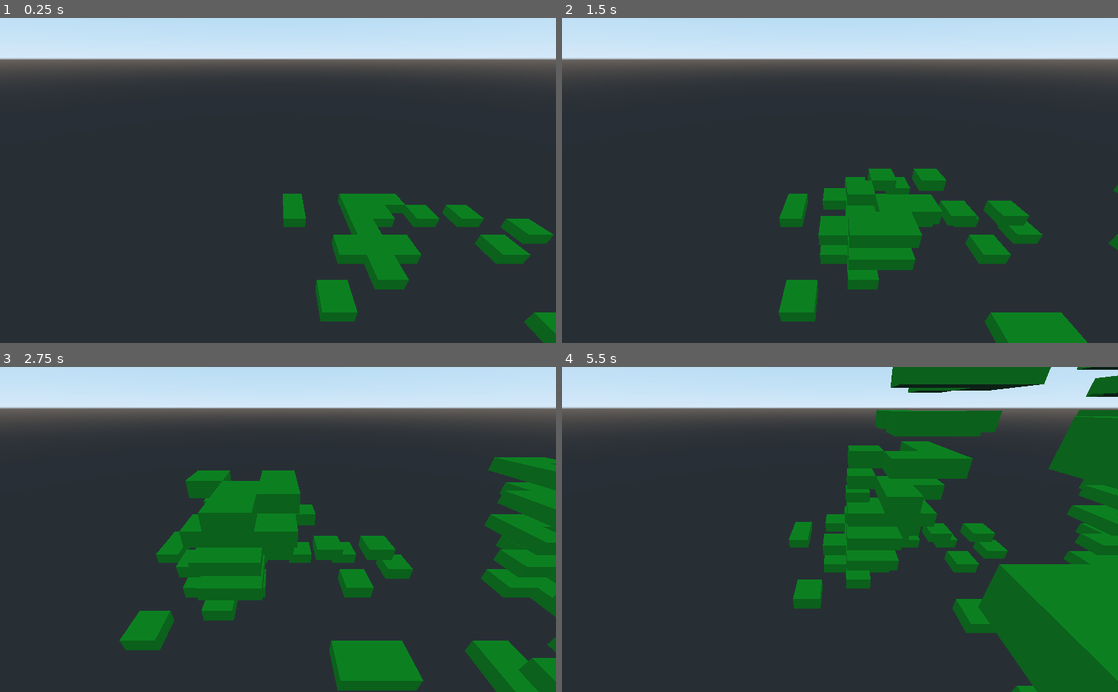
Above: before the commit, frames 1-4 (two rows, left to right).
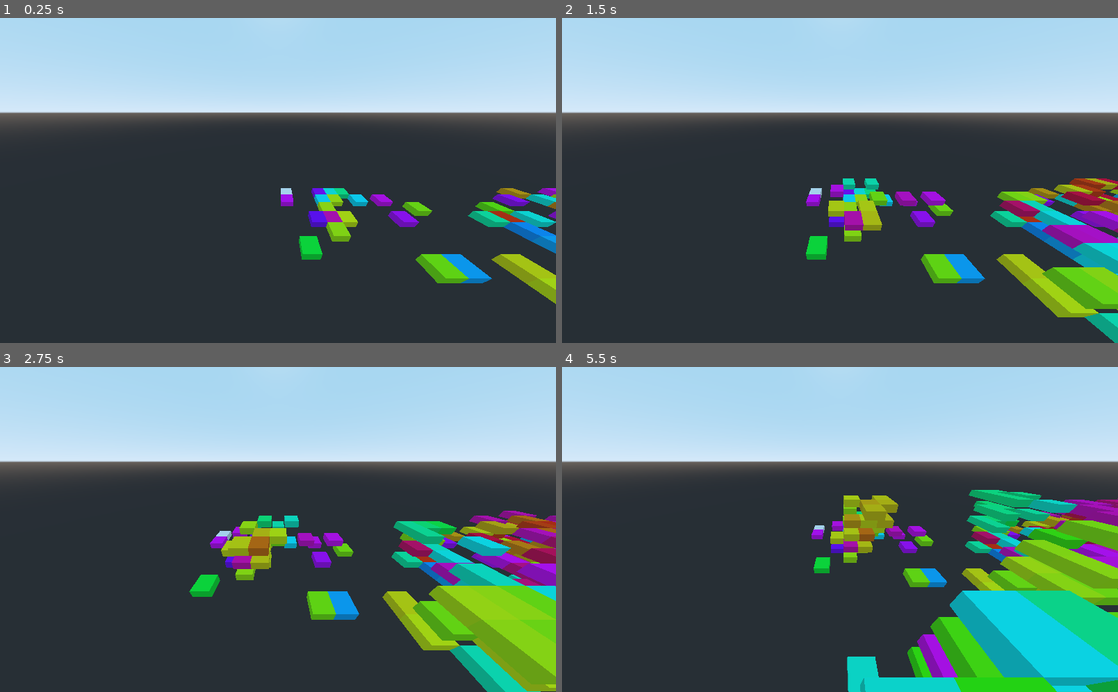
Above: after the commit, the same moments.

Repository: Nyveon/Conways-Block-Universe
Game: Godot game, scene res://Main.tscn
The game is run twice, just before and just after one commit, with the same random seed, the same clock (stepped at 60 frames per second) and the same inputs.
Inputs (mouse positions are in pixels of both pictures, inside the frame that each line leads up to):
- Up to frame 1 (0.25 s): no input
- Up to frame 2 (1.5 s): tap Enter at 0.5 s; move the mouse to (962, 164) at 0.52 s; hold D 0.53-1.25 s; tap F at 0.6 s; click (962, 164) at 0.67 s; drag from (728, 196) to (812, 245) at 1.27 s
- Up to frame 3 (2.75 s): tap Space at 2 s; move the mouse to (333, 458) at 2.02 s; hold D from 2.03 s (still down); tap Q at 2.1 s; tap F at 2.3 s
- Up to frame 4 (5.5 s): release D at 2.75 s; drag from (812, 594) to (673, 480) at 2.77 s; tap Enter at 3.5 s; move the mouse to (1006, 578) at 3.52 s; hold A 3.53-4.25 s; tap F at 3.6, 5.3 s; drag from (673, 480) to (756, 448) at 4.27 s; tap Space at 5 s; move the mouse to (867, 529) at 5.02 s; hold S from 5.03 s (still down); tap Q at 5.1 s; click (867, 529) at 5.17 s

The runs differ from the first frame. In frame 1, 37% of the frame differs, in the area x 0-100%, y 4-100%; in frame 2, 44%; in frame 3, 54%; in frame 4, 55%, in the area x 0-100%, y 0-100%.

Commit message:
Dynamic color combination

Diff:
--- a/Cells.gd
+++ b/Cells.gd
@@ -7,6 +7,7 @@
 	var value = 0
 	var x = 0
 	var y = 0
+	var hue = 0
 
 	func _init(_x: int, _y: int):
 		self.x = _x
@@ -18,6 +19,23 @@
 		for other_cell in neighbors:
 			sum += other_cell.value
 		return sum
+
+	func get_neighbor_hue():
+		var hue_sin_sum = 0
+		var hue_cos_sum = 0
+		var n = 0
+
+		for other_cell in neighbors:
+			if other_cell.value == 1:
+				hue_sin_sum += sin(other_cell.hue * 2 * PI)
+				hue_cos_sum += cos(other_cell.hue * 2 * PI)
+				n += 1
+
+		if n == 0:
+			return 0
+
+		return atan2(hue_sin_sum/n, hue_cos_sum/n)/(PI * 2)
+
 
 class Grid:
 	var cells = Array()
@@ -49,7 +67,9 @@
 		# Populate the grid
 		for y in _width:
 			for x in _height:
-				cells.append(Cell.new(x, y))
+				var this_cell = Cell.new(x, y)
+				this_cell.hue = rand_range(0, 1)
+				cells.append(this_cell)
 		set_adjacency()
 
 
@@ -92,7 +112,7 @@
 				elif this_cell.value == 1:
 					new_cell.value = int(this_value == 2 || this_value == 3)
 
-
+				new_cell.hue = this_cell.get_neighbor_hue()
 				new_cells.append(new_cell)
 
 		var new_grid = Grid.new(_width, _height)
@@ -106,7 +126,7 @@
 		for c in self.cells:
 			if c.value == 1:
 				multimesh.set_instance_transform(i, Transform(Basis(), Vector3(c.x, depth, c.y)))
-				multimesh.set_instance_color(i, Color(255, 255, 255, 0.1))
+				multimesh.set_instance_color(i, Color.from_hsv(c.hue, 1, 1))
 				i += 1
 		return i
 
@@ -147,7 +167,8 @@
 	if event is InputEventKey:
 		match event.scancode:
 			KEY_F:
-				var next = previous.next_step()
-				used_instances = next.render_grid(self.multimesh, l, used_instances)
-				previous = next
-				l += 1
+				if event.is_pressed() and not event.is_echo():
+					var next = previous.next_step()
+					used_instances = next.render_grid(self.multimesh, l, used_instances)
+					previous = next
+					l += 1
--- a/Main.tscn
+++ b/Main.tscn
@@ -12,5 +12,5 @@
 
 [node name="Camera" type="Camera" parent="."]
 transform = Transform( 1, 0, 0, 0, 0.862399, 0.506229, 0, -0.506229, 0.862399, -0.754595, 6.44845, 8.67093 )
-fov = 76.1735
+fov = 109.0
 script = ExtResource( 3 )
--- /dev/null
+++ b/Material.tres
@@ -0,0 +1,4 @@
+[gd_resource type="SpatialMaterial" format=2]
+
+[resource]
+vertex_color_use_as_albedo = true
--- a/MultiMesh.tres
+++ b/MultiMesh.tres
@@ -1,14 +1,15 @@
 [gd_resource type="MultiMesh" load_steps=3 format=2]
 
-[sub_resource type="SpatialMaterial" id=2]
-flags_vertex_lighting = true
-albedo_color = Color( 0.00392157, 0.611765, 0.0980392, 1 )
+[ext_resource path="res://Material.tres" type="Material" id=1]
 
-[sub_resource type="CubeMesh" id=1]
-material = SubResource( 2 )
+[sub_resource type="CubeMesh" id=2]
+material = ExtResource( 1 )
 size = Vector3( 1, 0.5, 1 )
 
 [resource]
 color_format = 2
 transform_format = 1
-mesh = SubResource( 1 )
+instance_count = 1
+mesh = SubResource( 2 )
+transform_array = PoolVector3Array( 1, 0, 0, 0, 1, 0, 0, 0, 1, 0, 0, 0 )
+color_array = PoolColorArray( 1, 1, 1, 1 )
